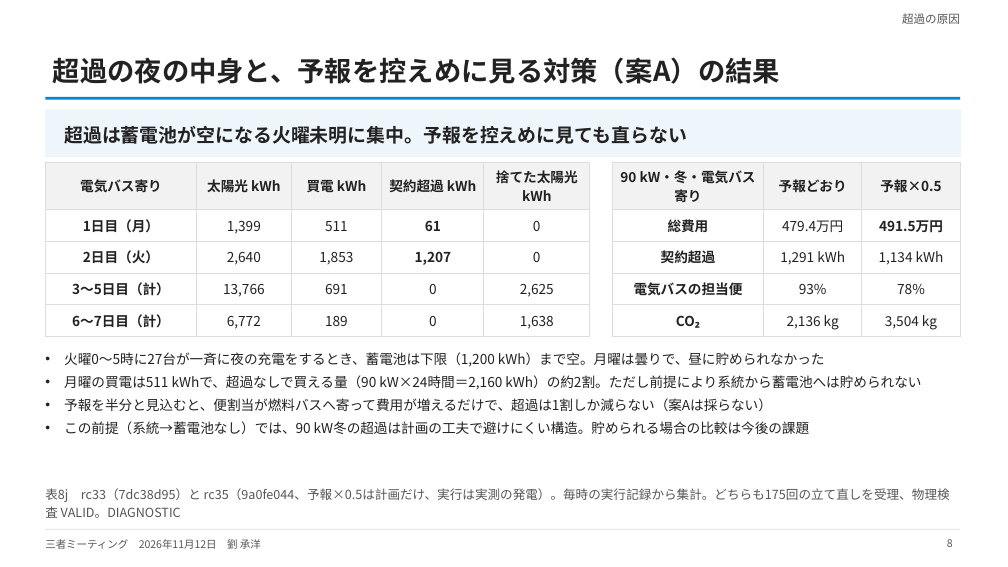
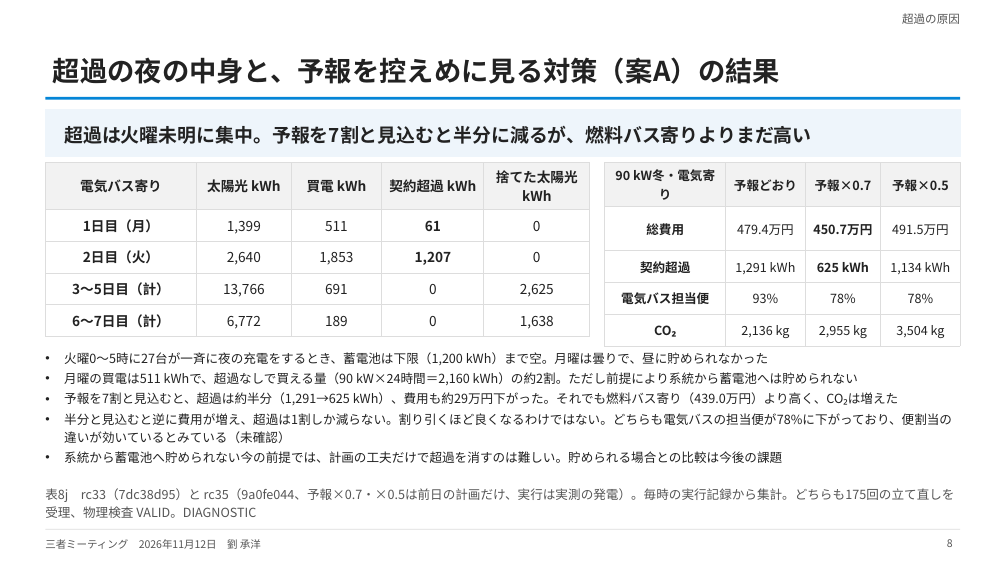
Before and after one commit to CYLIU2003/master-course, a slide deck: slide 8 of outcome/2026-11-12_three_party/three_party_20261112.pptx. Drawn at 1008x567 pixels with LibreOffice and Linux fonts; fonts in the diff are those of the drawing. Boxes give left, top, right and bottom in pixels: in the first picture for what was removed or moved away, otherwise in the second. Text is boxed around its words. In the diff, an @@ line names an element or a change of style, - is before the commit and + after.

```diff
--- a/outcome/2026-11-12_three_party/three_party_20261112.pptx
+++ b/outcome/2026-11-12_three_party/three_party_20261112.pptx
@@ text at bbox=[64, 126, 811, 144]: text changed @@
-超過は蓄電池が空になる火曜未明に集中。予報を控えめに見ても直らない
+超過は火曜未明に集中。予報を7割と見込むと半分に減るが、燃料バス寄りよりまだ高い
@@ table at bbox=[605, 163, 960, 342] @@
-column 1, row 1: 90 kW・冬・電気バス寄り
+column 1, row 1: 90 kW冬・電気寄り
-column 1, row 4: 電気バスの担当便
+column 1, row 4: 電気バス担当便
+column 3: 予報×0.7 | 450.7万円 | 625 kWh | 78% | 2,955 kg
@@ table: place and size @@
-table at bbox=[613, 163, 960, 334]
+table at bbox=[605, 163, 960, 342]
@@ text at bbox=[64, 352, 858, 385]: size 13 to 12 pt in "火曜0〜5時に27台が一斉に夜の充電をするとき、蓄電池は下限（1,200 kWh）まで空。月曜は曇りで、昼に貯められなか ...", "月曜の買電は511 kWhで、超過なしで買える量（90 kW×24時間＝2,160 kWh）の約2割。ただし前提により系 ..."; less space between paragraphs @@
@@ text at bbox=[64, 392, 952, 463]: text changed; size 13 to 12 pt @@
-• 予報を半分と見込むと、便割当が燃料バスへ寄って費用が増えるだけで、超過は1割しか減らない（案Aは採らない）
-• この前提（系統→蓄電池なし）では、90 kW冬の超過は計画の工夫で避けにくい構造。貯められる場合の比較は今後の課題
+• 予報を7割と見込むと、超過は約半分（1,291→625 kWh）、費用も約29万円下がった。それでも燃料バス寄り（439.0万円）より高く、CO₂は増えた
+• 半分と見込むと逆に費用が増え、超過は1割しか減らない。割り引くほど良くなるわけではない。どちらも電気バスの担当便が78%に下がっており、便割当の違いが効いているとみている（未確認）
+• 系統から蓄電池へ貯められない今の前提では、計画の工夫だけで超過を消すのは難しい。貯められる場合との比較は今後の課題
@@ text at bbox=[45, 488, 955, 518]: text changed @@
-表8j rc33（7dc38d95）と rc35（9a0fe044、予報×0.5は計画だけ、実行は実測の発電）。毎時の実行記録から集計。どちらも175回の立て直しを受理、物理検査 VALID。DIAGNOSTIC
+表8j rc33（7dc38d95）と rc35（9a0fe044、予報×0.7・×0.5は前日の計画だけ、実行は実測の発電）。毎時の実行記録から集計。どちらも175回の立て直しを受理、物理検査 VALID。DIAGNOSTIC
```
Also in this commit, not shown: 4 other slides changed, 1 other file.
